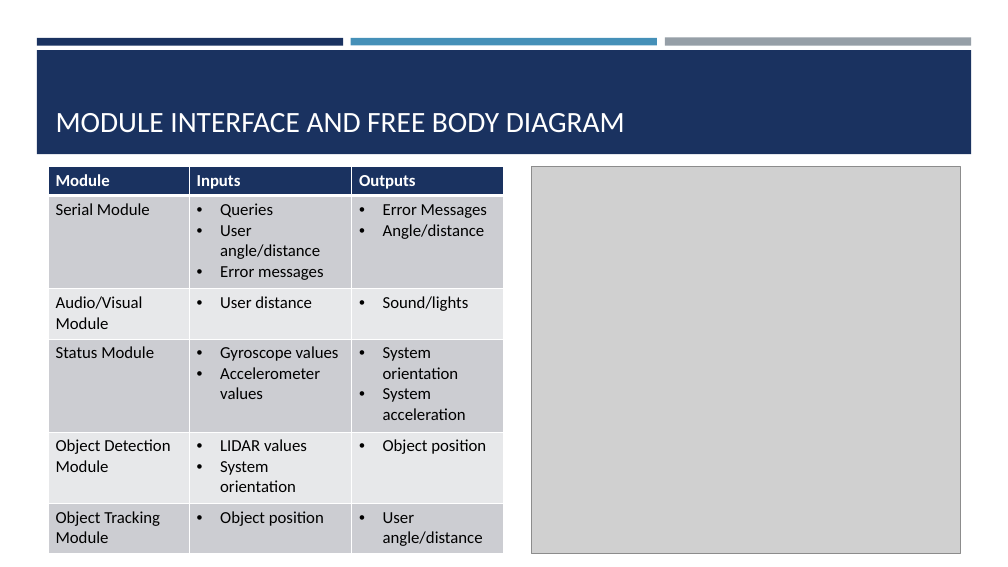
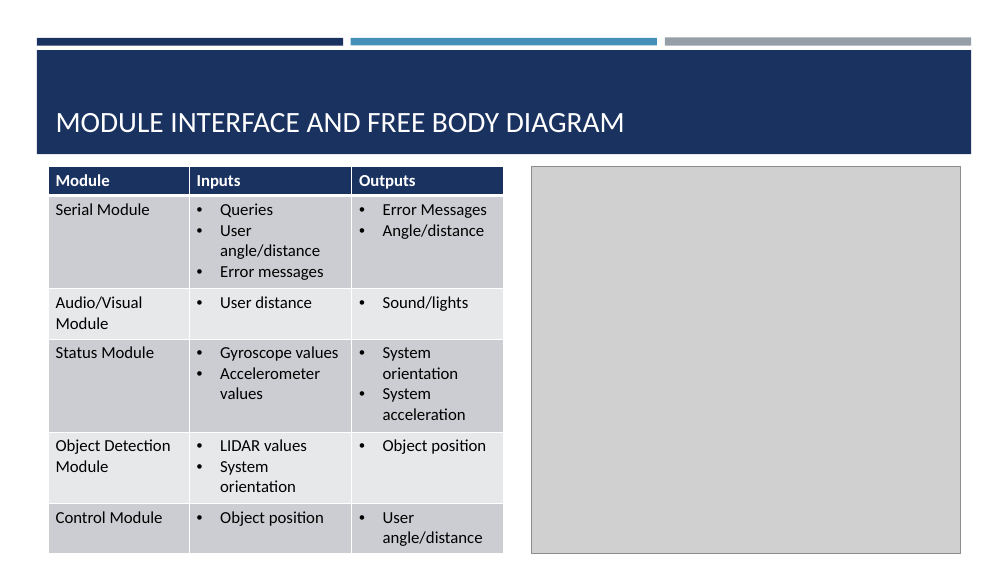
Before and after one commit to WillVallis/MTRX2700-Major-Project-, a slide deck: slide 9 of Design and Pseudocode Materials/Major Project Presentation.pptx (slide 8 before the commit). Drawn at 1008x567 pixels with LibreOffice and Linux fonts; fonts in the diff are those of the drawing; grey boxes stand for pictures. Boxes give left, top, right and bottom in pixels: in the first picture for what was removed or moved away, otherwise in the second. Text is boxed around its words. In the diff, an @@ line names an element or a change of style, - is before the commit and + after.

```diff
--- a/Design and Pseudocode Materials/Major Project Presentation.pptx
+++ b/Design and Pseudocode Materials/Major Project Presentation.pptx
@@ table at box(48, 167, 504, 554) @@
-row 6, column 1: Object Tracking Module
+row 6, column 1: Control Module
```
Also in this commit, not shown: 7 other slides changed, 2 slides added, 20 other files.
